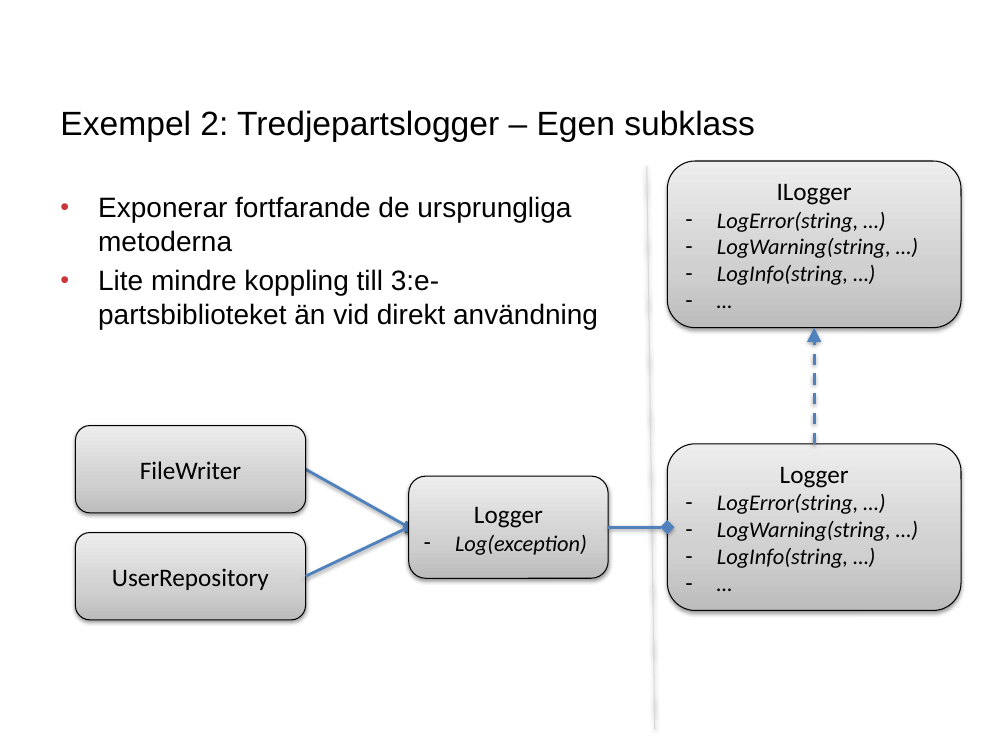
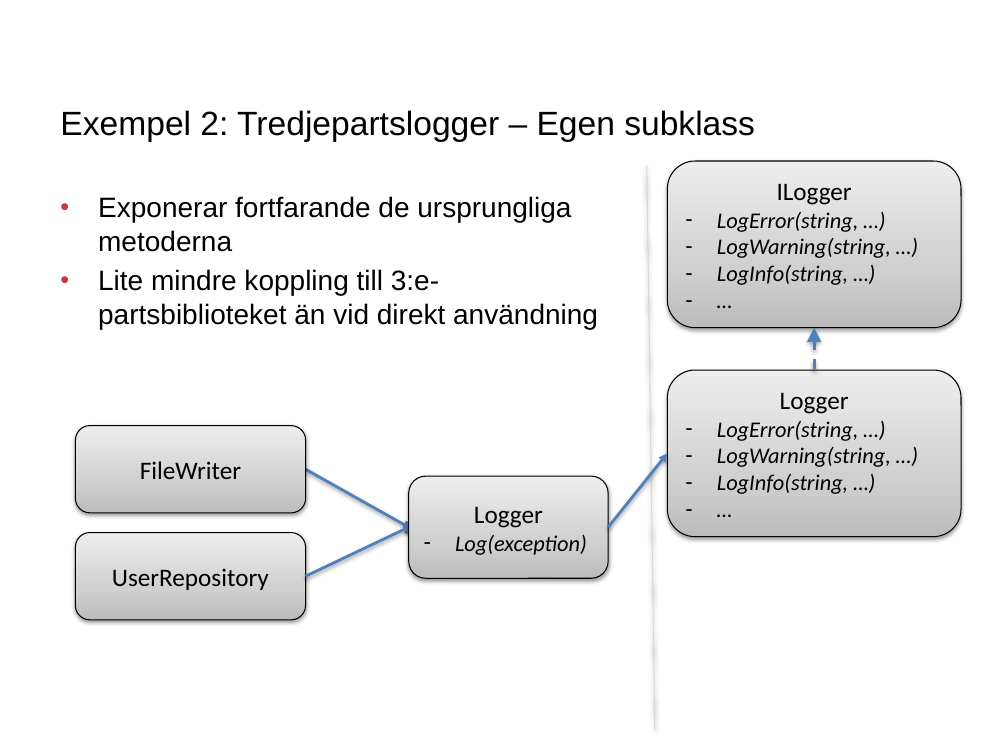
Before and after one commit to erikojebo/cs-examples, a slide deck: slide 14 of slides/studiecirkel_csharp_4_oop cont.pptx. Drawn at 1008x756 pixels with LibreOffice and Linux fonts; fonts in the diff are those of the drawing; background and template pictures are left out. Boxes give left, top, right and bottom in pixels: in the first picture for what was removed or moved away, otherwise in the second. Text is boxed around its words. In the diff, an @@ line names an element or a change of style, - is before the commit and + after.

Commit message:
Fixed incorrect graph

```diff
--- a/slides/studiecirkel_csharp_4_oop cont.pptx
+++ b/slides/studiecirkel_csharp_4_oop cont.pptx
@@ arrow moved from (814, 444) - (814, 328) to (814, 370) - (814, 328) @@
@@ rounded rectangle "Logger": place and size @@
-rounded rectangle "Logger" at (667, 444, 961, 610)
+rounded rectangle "Logger" at (667, 370, 961, 536)
@@ arrow moved from (667, 527) - (608, 527) to (608, 527) - (667, 454) @@
@@ arrow (608, 527) - (667, 454): arrowheads changed @@
```
